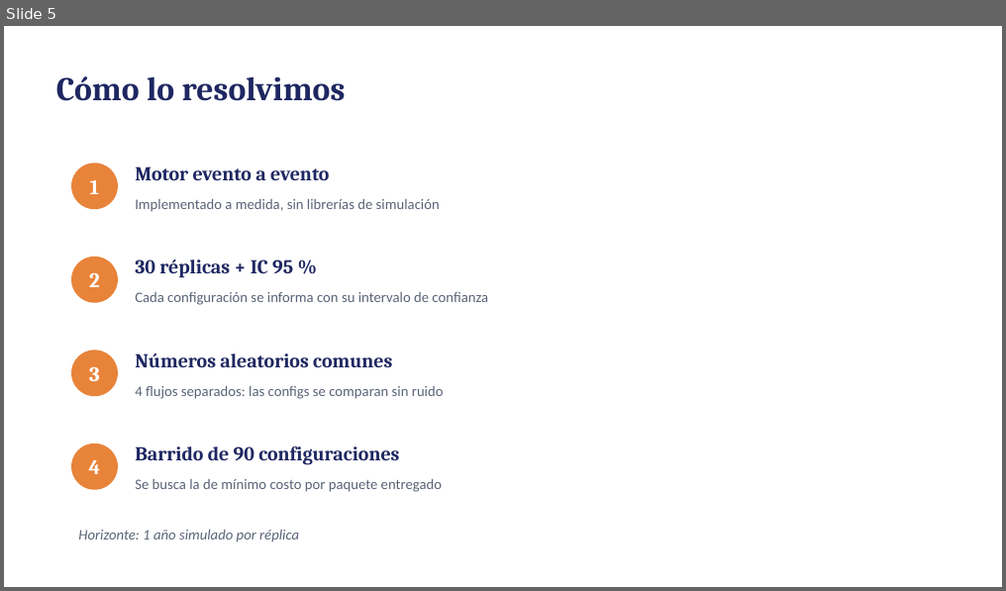
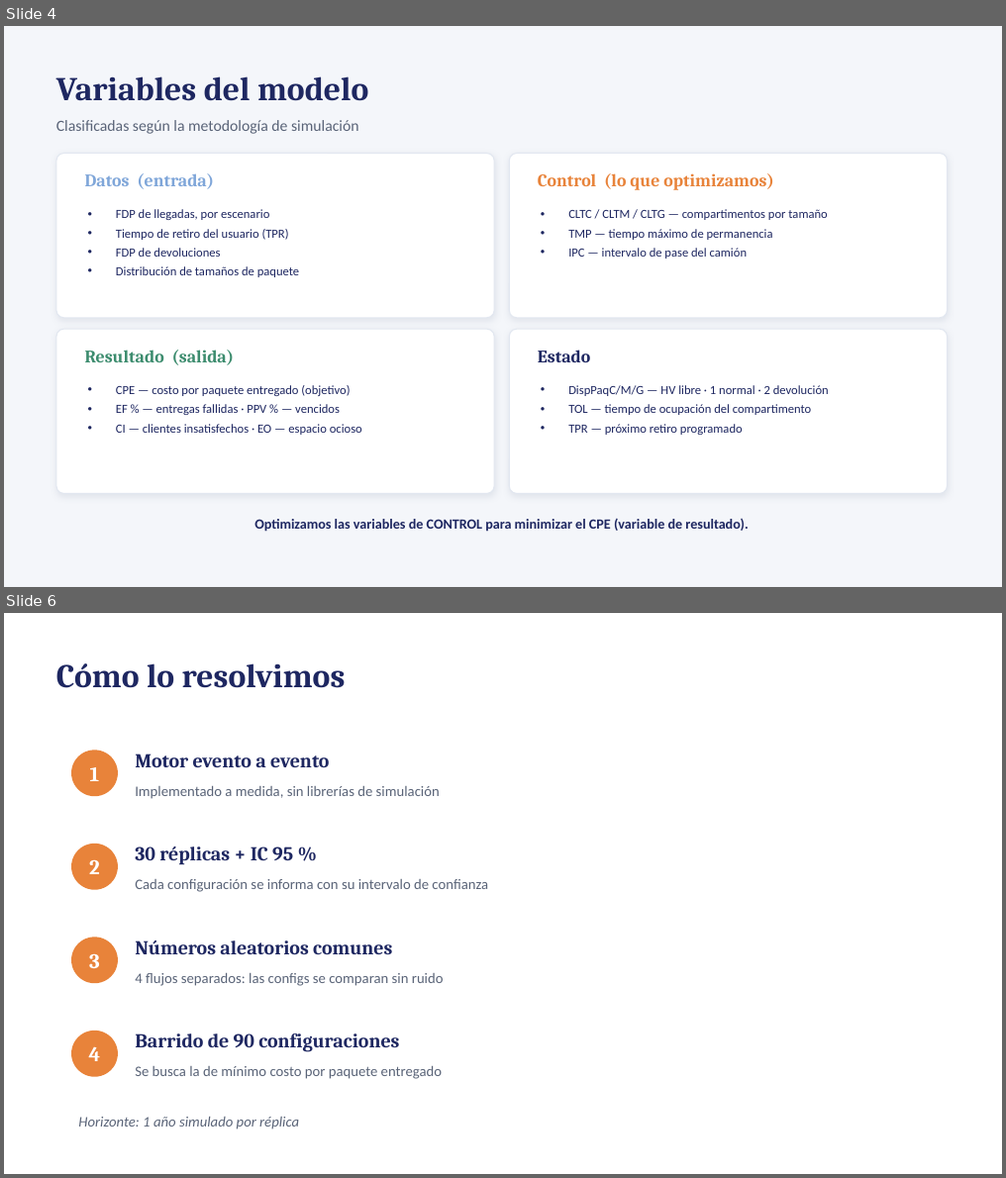
Before and after one commit to FacuArakaki/TP12-Simulacion, a slide deck: SLIDES_TP12.pptx. Shown one above the other, each under a label of ours: slide 5 before the commit, slides 4 and 6 after it; the slides between them are not shown. The pictures are 1006x591 and 1006x1178 pixels, drawn with LibreOffice and Linux fonts; fonts in the diff are those of the drawing. Boxes give left, top, right and bottom in pixels: in the first picture for what was removed or moved away, otherwise in the second. Text is boxed around its words. In the diff, an @@ line names an element or a change of style, - is before the commit and + after.

```diff
--- a/SLIDES_TP12.pptx
+++ b/SLIDES_TP12.pptx
@@ slide 4 added at (4, 26, 1002, 587), background #F4F6FA @@
@@ text added at (56, 76, 368, 101), 32 pt, text #1E2761, bold @@
+Variables del modelo
@@ text added at (56, 120, 359, 134), 15 pt, text #5A6478 @@
+Clasificadas según la metodología de simulación
@@ rounded rectangle added at (56, 154, 494, 318), fill #FFFFFF, outline #E2E7F0 1 pt @@
@@ text added at (85, 174, 214, 189), 17 pt, text #7FA6D9, bold @@
+Datos (entrada)
@@ rounded rectangle added at (509, 154, 947, 318), fill #FFFFFF, outline #E2E7F0 1 pt @@
@@ text added at (538, 174, 773, 190), 17 pt, text #E8833A, bold @@
+Control (lo que optimizamos)
@@ text added at (116, 209, 299, 277), 12 pt, text #1E2761 @@
+• FDP de llegadas, por escenario
+• Tiempo de retiro del usuario (TPR)
+• FDP de devoluciones
+• Distribución de tamaños de paquete
@@ text added at (568, 209, 827, 259), 12 pt, text #1E2761 @@
+• CLTC / CLTM / CLTG — compartimentos por tamaño
+• TMP — tiempo máximo de permanencia
+• IPC — intervalo de pase del camión
@@ rounded rectangle added at (56, 329, 494, 494), fill #FFFFFF, outline #E2E7F0 1 pt @@
@@ text added at (85, 350, 235, 366), 17 pt, text #3C8C6E, bold @@
+Resultado (salida)
@@ rounded rectangle added at (509, 329, 947, 494), fill #FFFFFF, outline #E2E7F0 1 pt @@
@@ text added at (538, 350, 590, 363), 17 pt, text #1E2761, bold @@
+Estado
@@ text added at (116, 385, 362, 435), 12 pt, text #1E2761 @@
+• CPE — costo por paquete entregado (objetivo)
+• EF % — entregas fallidas · PPV % — vencidos
+• CI — clientes insatisfechos · EO — espacio ocioso
@@ text added at (568, 385, 829, 435), 12 pt, text #1E2761 @@
+• DispPaqC/M/G — HV libre · 1 normal · 2 devolución
+• TOL — tiempo de ocupación del compartimento
+• TPR — próximo retiro programado
@@ text added at (254, 518, 747, 532), 13.5 pt, text #1E2761, bold @@
+Optimizamos las variables de CONTROL para minimizar el CPE (variable de resultado).
@@ what was slide 5 is now slide 6 @@
```
Also in this commit, not shown: 3 slides changed, 36 other files.
